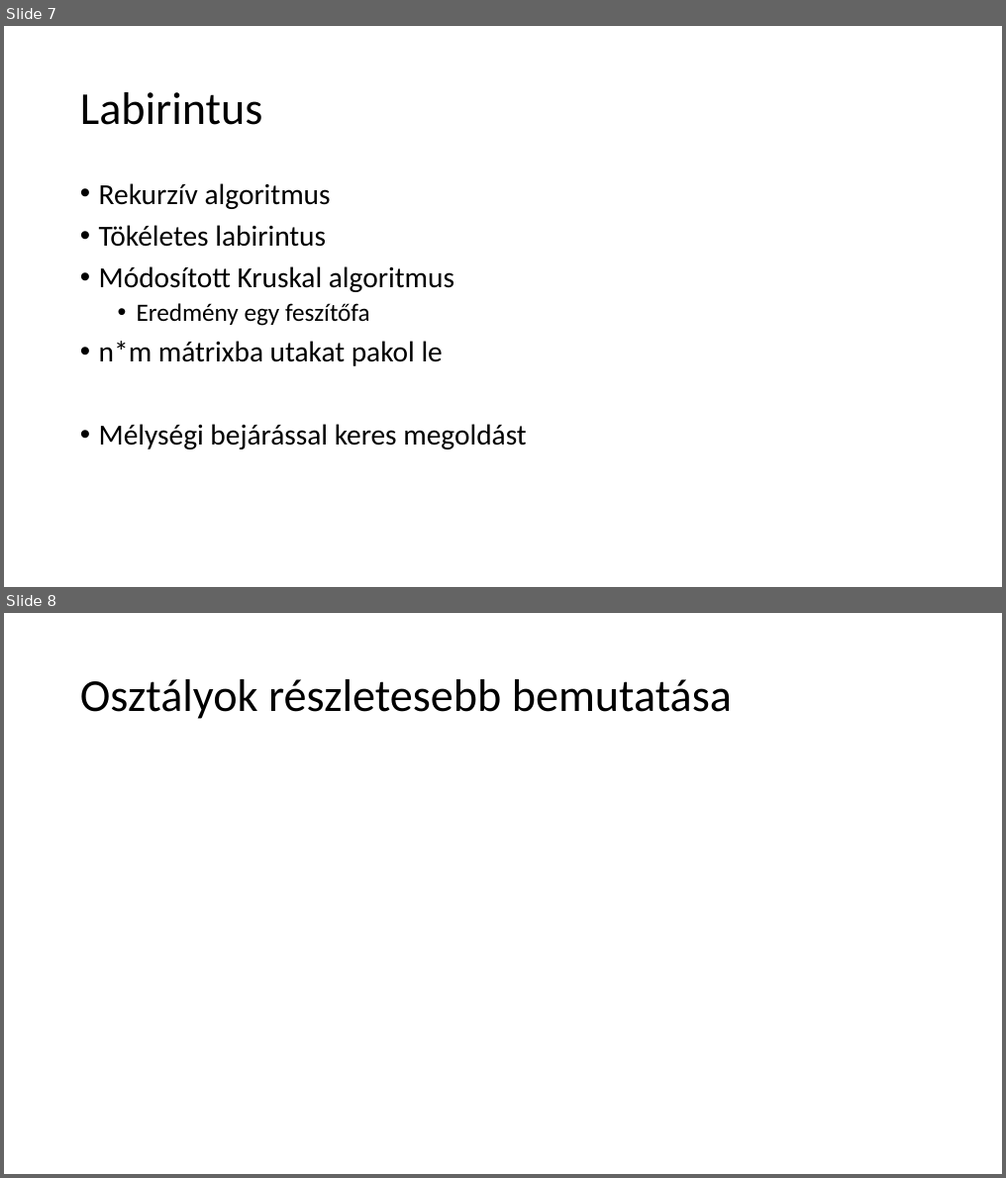
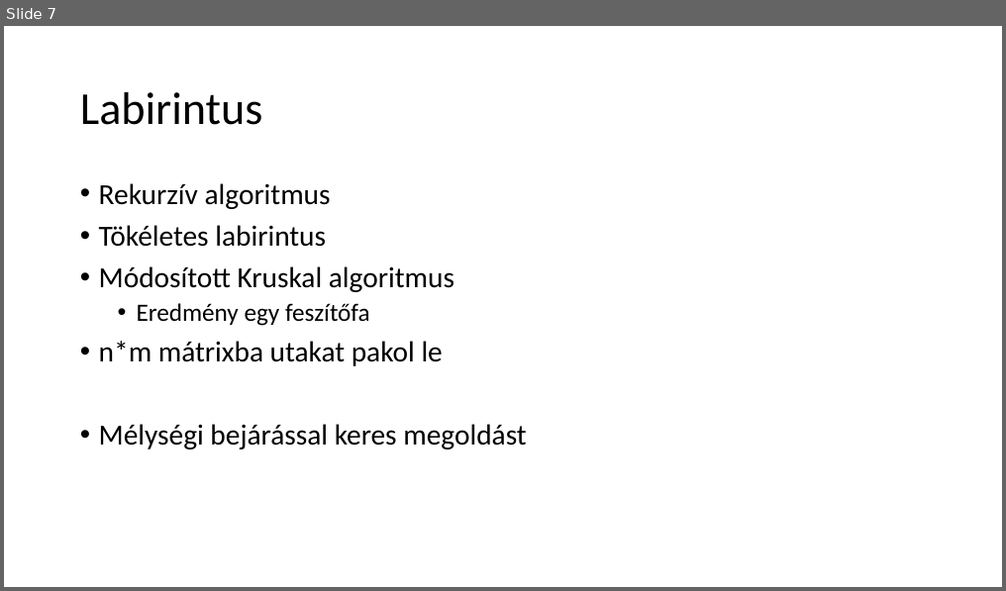
Before and after one commit to rittakos/BME_BSc, a slide deck: Zarovizsga/vedes.pptx. Shown one above the other, each under a label of ours: slides 7 and 8 before the commit, slide 7 after it. The pictures are 1006x1178 and 1006x591 pixels, drawn with LibreOffice and Linux fonts; fonts in the diff are those of the drawing. Boxes give left, top, right and bottom in pixels: in the first picture for what was removed or moved away, otherwise in the second. Text is boxed around its words. In the diff, an @@ line names an element or a change of style, - is before the commit and + after.

```diff
--- a/Zarovizsga/vedes.pptx
+++ b/Zarovizsga/vedes.pptx
@@ slide 8 removed at box(4, 613, 1002, 1174), background #FFFFFF @@
@@ title removed at box(80, 679, 732, 719) @@
-Osztályok részletesebb bemutatása
```
Also in this commit, not shown: 2 slides added, 2 other files.
